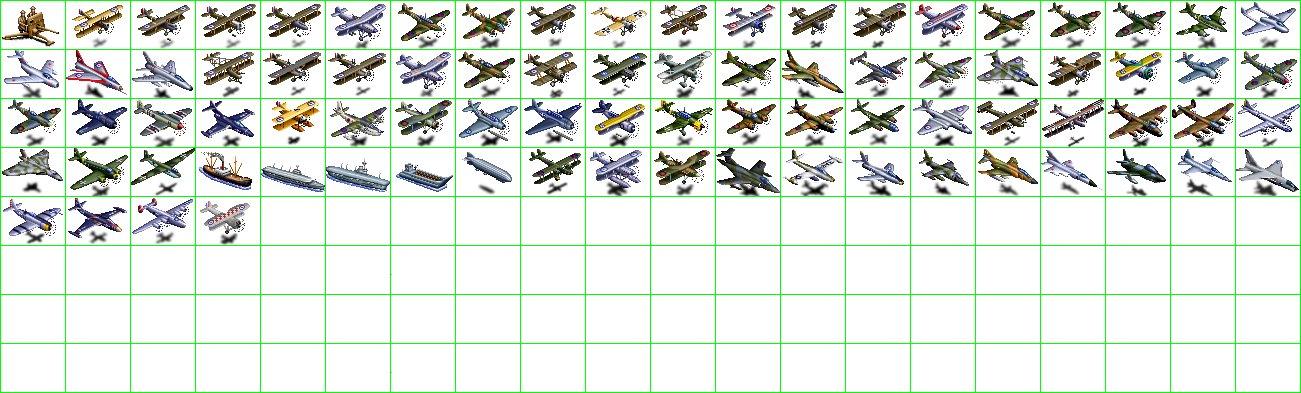
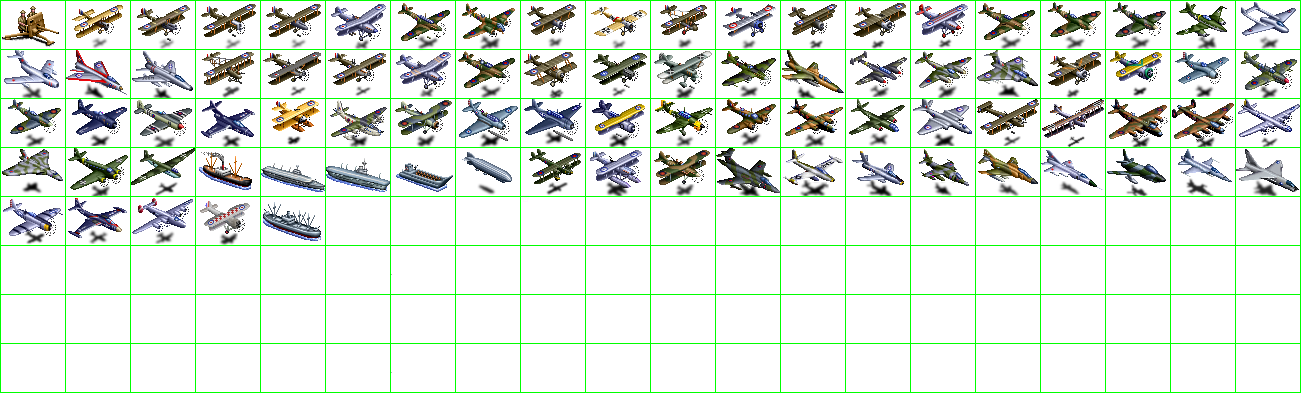
Layers edited between the first and the second w=1301, h=393 image:
painted on "units" over [263, 202, 321, 241]
